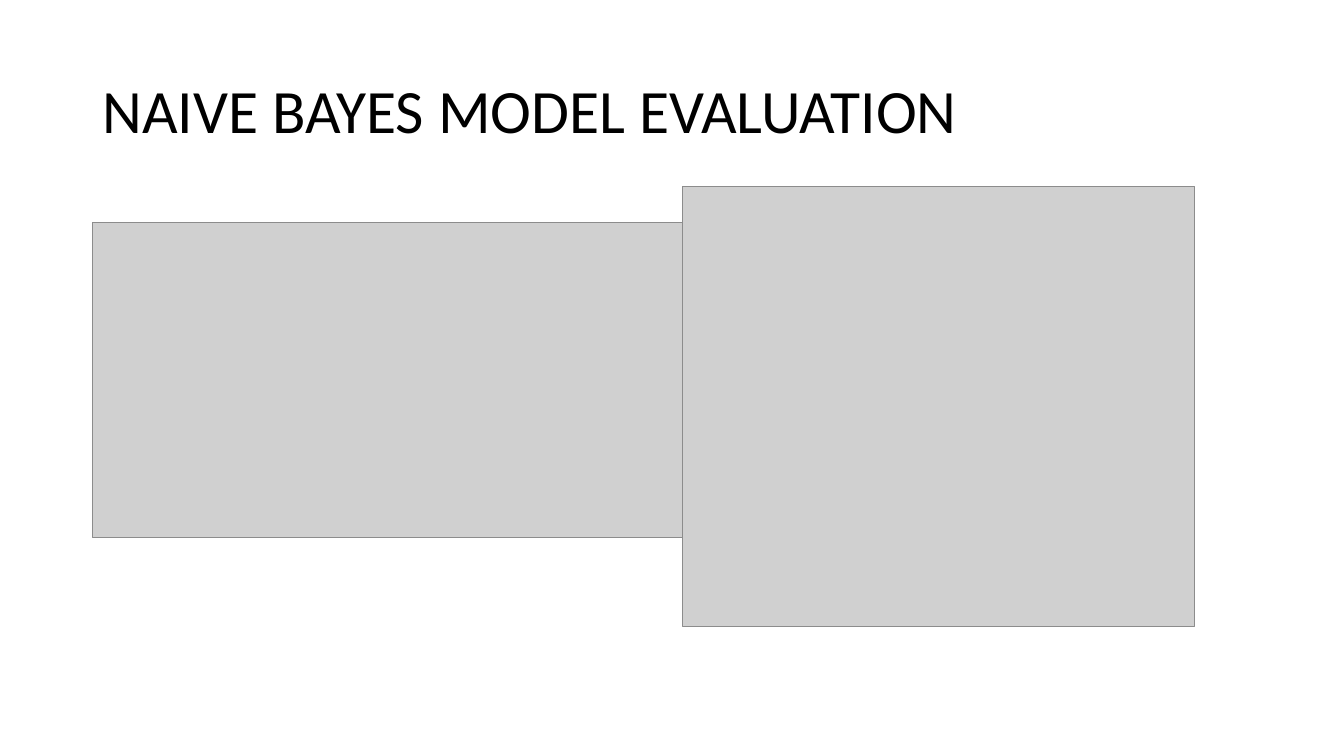
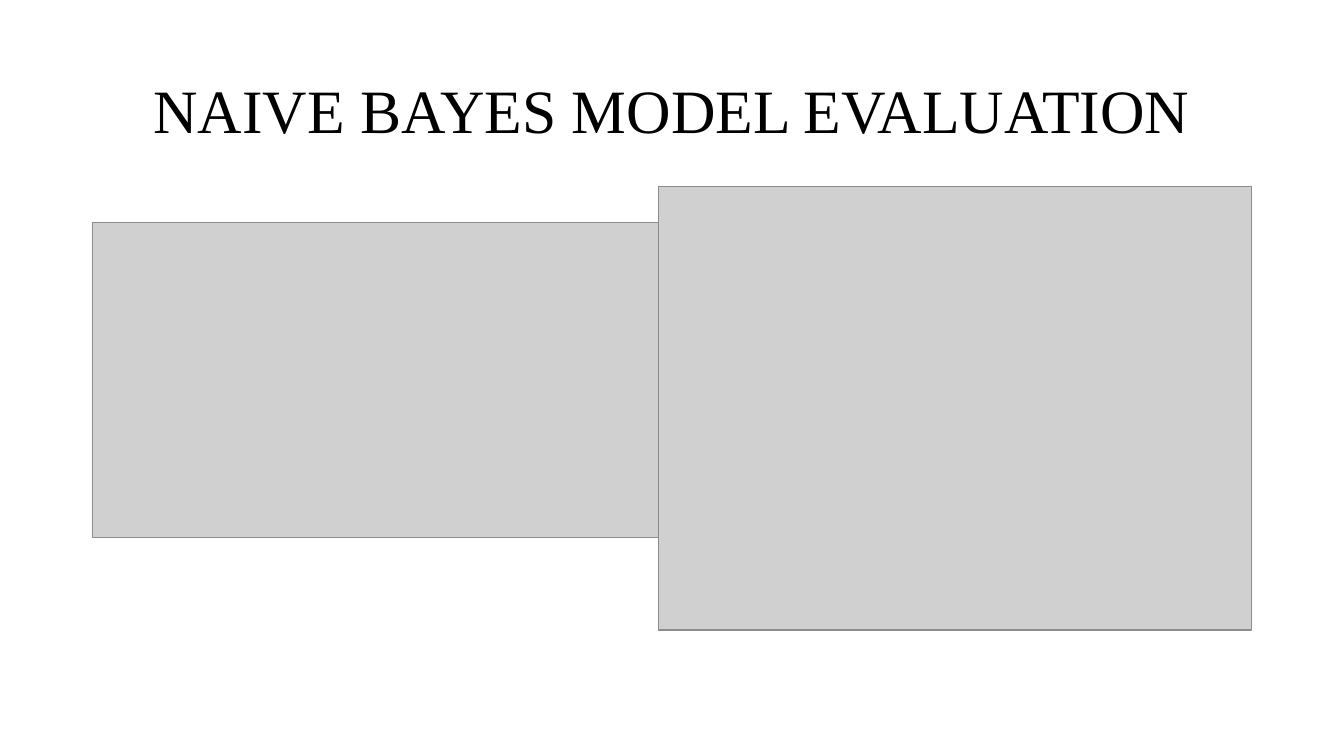
Before and after one commit to Jothish21/Data-Mining-Project-Group4, a slide deck: slide 12 of Group4-Presentation.pptx. Drawn at 1344x756 pixels with LibreOffice and Linux fonts; fonts in the diff are those of the drawing; grey boxes stand for pictures. Boxes give left, top, right and bottom in pixels: in the first picture for what was removed or moved away, otherwise in the second. Text is boxed around its words. In the diff, an @@ line names an element or a change of style, - is before the commit and + after.

```diff
--- a/Group4-Presentation.pptx
+++ b/Group4-Presentation.pptx
@@ title "NAIVE BAYES MODEL EVALUATION" at <box>153,92,1189,134</box>: font Calibri to Times New Roman; alignment left to centre @@
@@ picture: place and size @@
-picture at <box>683,187,1196,626</box>
+picture at <box>658,187,1251,630</box>
```
Also in this commit, not shown: 10 other slides changed, 2 slides added, 1 slide removed.
